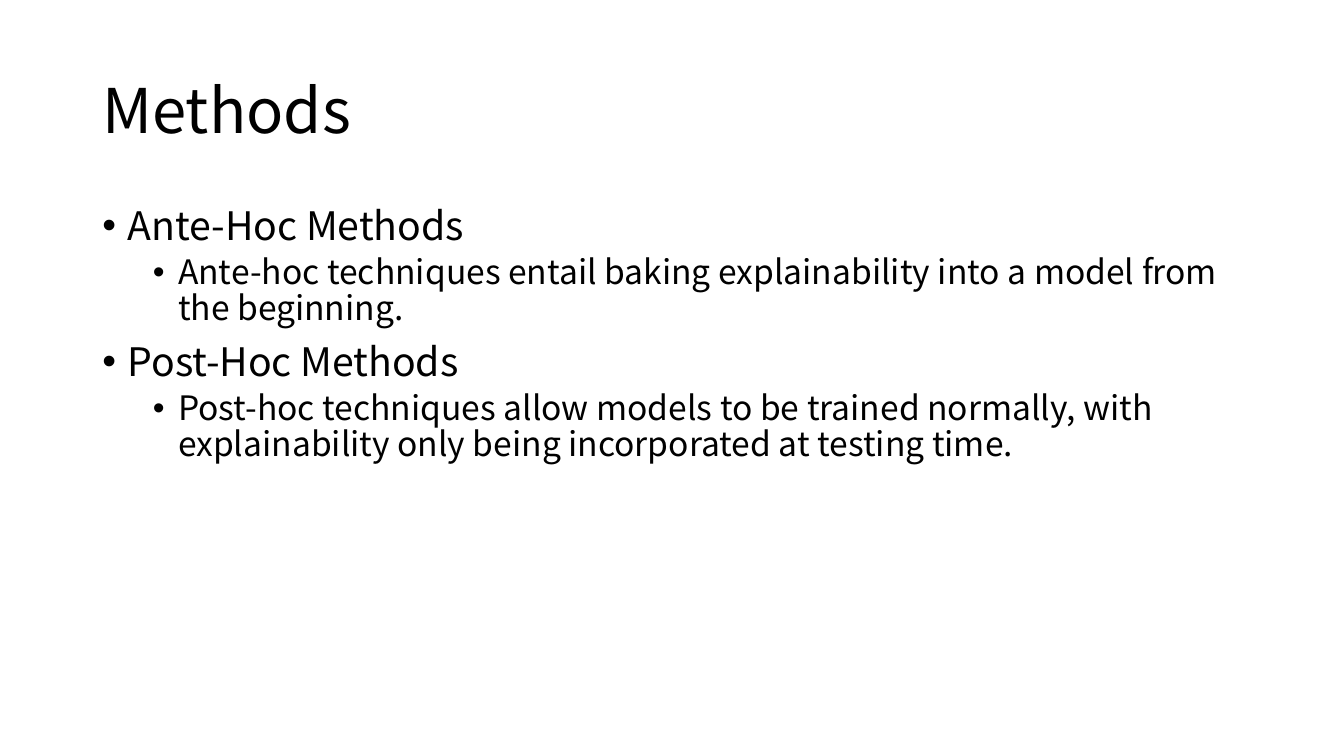
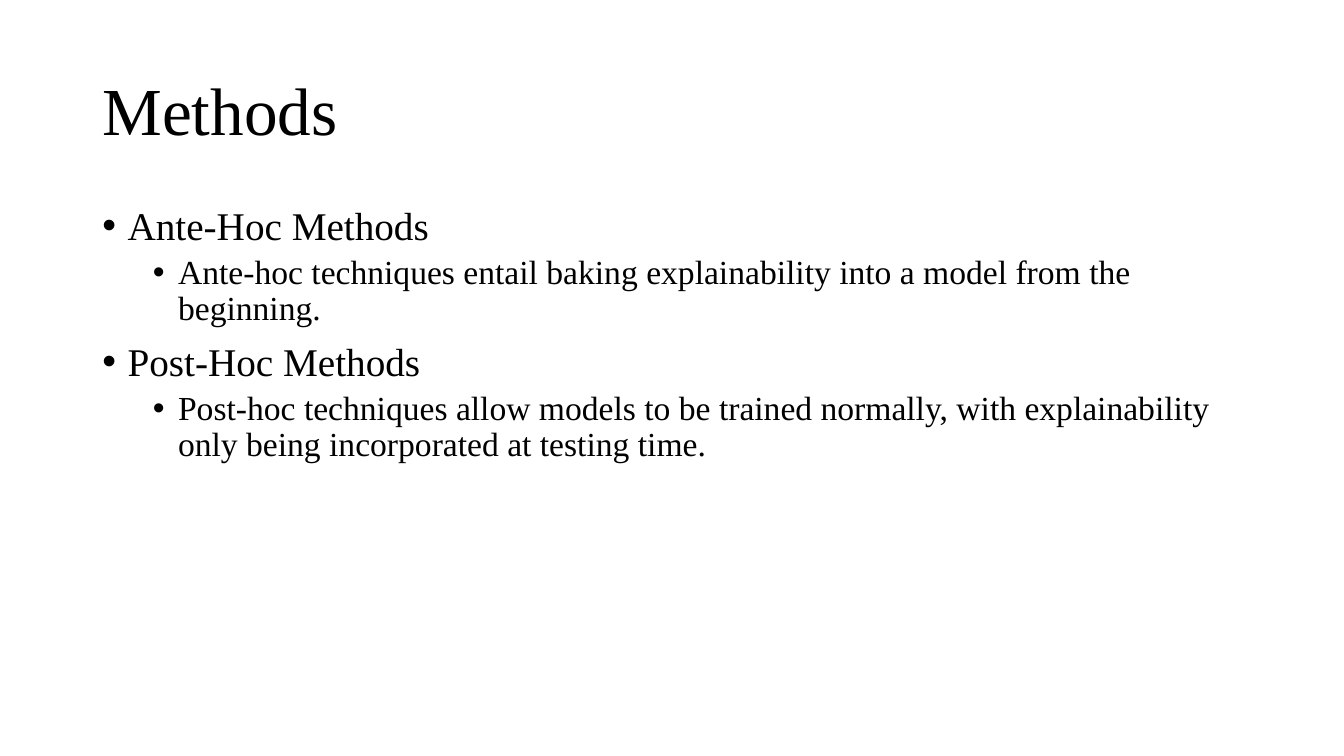
Before and after one commit to cloudspurs/klz, a slide deck: slide 7 of computer_science/ai/xai/xai.pptx (slide 4 before the commit). Drawn at 1344x756 pixels with LibreOffice and Linux fonts; fonts in the diff are those of the drawing. Boxes give left, top, right and bottom in pixels: in the first picture for what was removed or moved away, otherwise in the second. Text is boxed around its words. In the diff, an @@ line names an element or a change of style, - is before the commit and + after.

```diff
--- a/computer_science/ai/xai/xai.pptx
+++ b/computer_science/ai/xai/xai.pptx
@@ title "Methods" at (102,88,337,136): size 44 to 48 pt, font Noto Sans CJK SC to Times New Roman @@
@@ text "Ante-Hoc Methods" at (128,212,1210,463): font Noto Sans CJK SC to Times New Roman @@
```
Also in this commit, not shown: 7 other slides changed, 4 slides added, 1 slide removed, 11 other files.
